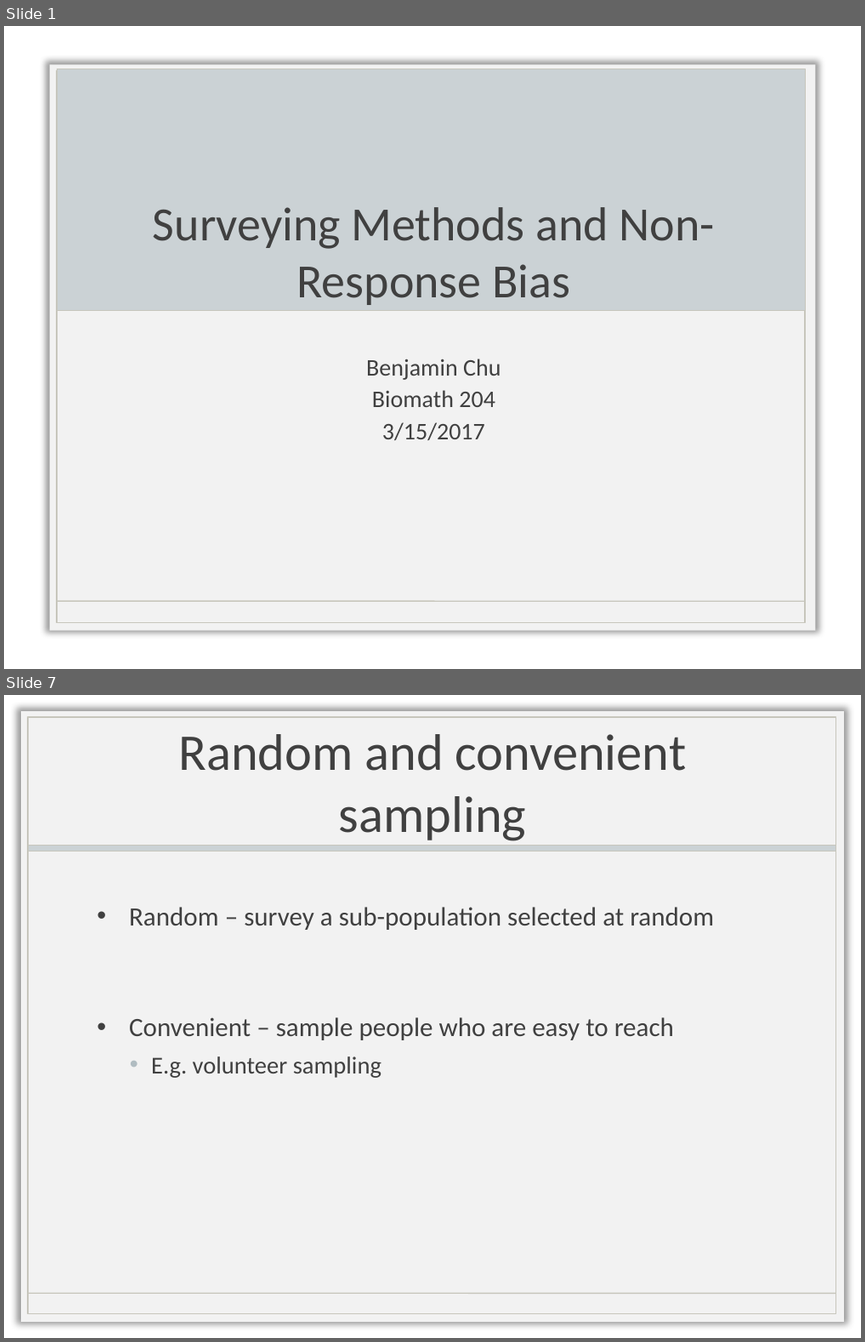
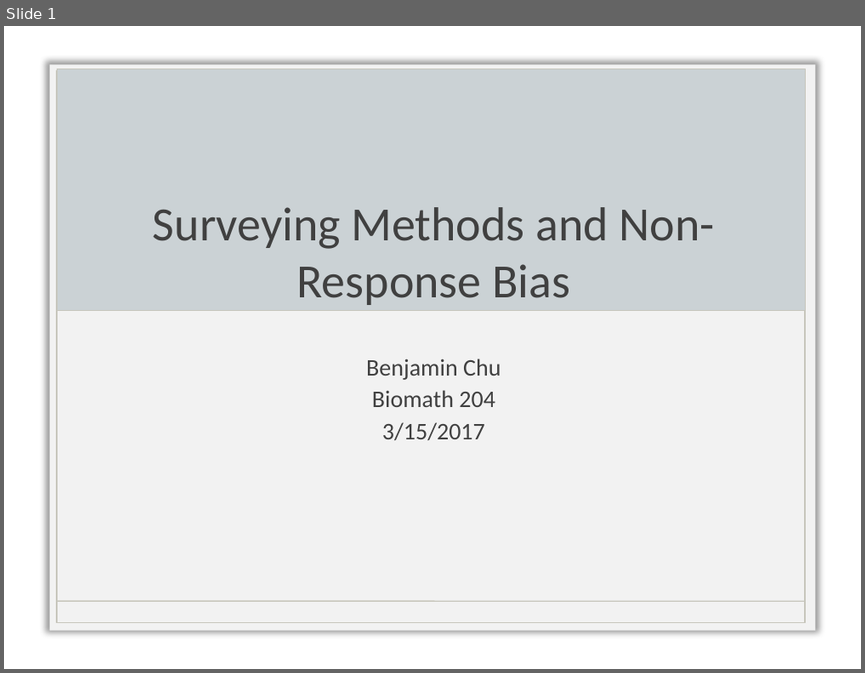
Before and after one commit to biona001/biomath_204, a slide deck: project ver.3/Presentation.pptx. Shown one above the other, each under a label of ours: slides 1 and 7 before the commit, slide 1 after it; the slides between them are not shown. The pictures are 865x1342 and 865x673 pixels, drawn with LibreOffice and Linux fonts; fonts in the diff are those of the drawing; background and template pictures are left out. Boxes give left, top, right and bottom in pixels: in the first picture for what was removed or moved away, otherwise in the second. Text is boxed around its words. In the diff, an @@ line names an element or a change of style, - is before the commit and + after.

```diff
--- a/project ver.3/Presentation.pptx
+++ b/project ver.3/Presentation.pptx
@@ slide 7 removed at bbox=[4, 695, 861, 1338], background picture (left out) @@
@@ title removed at bbox=[178, 734, 687, 841] @@
-Random and convenient sampling
@@ group removed at bbox=[21, 711, 844, 1321]: 3 rectangles, 1 line @@
@@ text removed at bbox=[129, 907, 714, 1077] @@
-• Random – survey a sub-population selected at random
-• Convenient – sample people who are easy to reach
-  • E.g. volunteer sampling
```
Also in this commit, not shown: 2 slides changed, 3 other slides removed, 7 other files.
